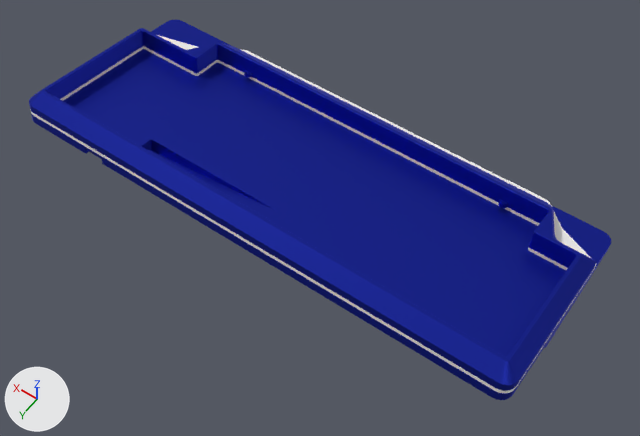
Before and after pictures for a commit that changed the Blender file Case/proto3/Cr0wn60_2.blend.
Before and after are seen from a 50 mm camera at (-1.88, 3.15, 3.74) aimed at (-0.15, 0.73, -0.06). Arrows for +X, +Y and +Z are at lower left; the lights stay in place.

In view in the first picture: 'Body', 'Body001', 'Body002'.
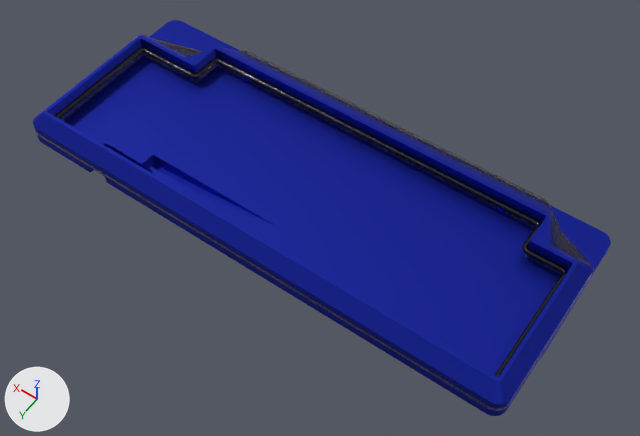
The change, as a list of edits to the scene's bpy script:
```text
Change mat_color_d9d9d9:
    remove # nodes: BsdfPrincipled, OutputMaterial
    remove # colours: white #eeeeee
    nodes: BsdfAnisotropic, BsdfDiffuse, BsdfGlass, Fresnel, MixShader x2, NewGeometry, OutputMaterial
    colours: dark grey #5e5e5e
Add mat_material:
    mat_material = principled_material('Material')
    mat_material.base_color = (0.0, 0.0, 0.0)  # black #000000
    mat_material.roughness = 0.224
    mat_material.coat_weight = 0.00164
Add cu_beziercurve:
    cu_beziercurve = bpy.data.curves.new('BezierCurve', 'CURVE')
    cu_beziercurve.dimensions = '3D'
    _sp = cu_beziercurve.splines.new('BEZIER'); _sp.bezier_points.add(15)
    _sp.bezier_points.foreach_set('co', [0.99, 0.155, 0.0, 1.015, 0.18, 0.0, 1.394, 0.18, 0.0, 1.419, 0.205, 0.0, 1.419, 0.893, 0.0, 1.394, 0.917, 0.0, -1.394, 0.917, 0.0, -1.419, 0.893, 0.0, -1.419, 0.205, 0.0, -1.394, 0.18, 0.0, -1.206, 0.18, 0.0, -1.181, 0.155, 0.0, -1.181, 0.015, 0.0, -1.156, -0.01, 0.0, 0.965, -0.01, 0.0, 0.99, 0.015, 0.0])
    _sp.bezier_points.foreach_set('handle_left', [0.99, 0.106, 0.0, 1.0, 0.181, 0.0, 1.344, 0.18, 0.0, 1.419, 0.191, 0.0, 1.419, 0.843, 0.0, 1.409, 0.918, 0.0, -1.344, 0.918, 0.0, -1.419, 0.907, 0.0, -1.419, 0.255, 0.0, -1.409, 0.18, 0.0, -1.256, 0.18, 0.0, -1.181, 0.17, 0.0, -1.181, 0.0501, 0.0, -1.171, -0.01, 0.0, 0.915, -0.01, 0.0, 0.99, 0.0, 0.0])
    _sp.bezier_points.foreach_set('handle_right', [0.99, 0.171, 0.0, 1.065, 0.18, 0.0, 1.409, 0.181, 0.0, 1.419, 0.256, 0.0, 1.419, 0.907, 0.0, 1.344, 0.917, 0.0, -1.409, 0.918, 0.0, -1.419, 0.843, 0.0, -1.419, 0.19, 0.0, -1.344, 0.18, 0.0, -1.191, 0.18, 0.0, -1.181, 0.105, 0.0, -1.181, 0.0, 0.0, -1.106, -0.01, 0.0, 0.98, -0.01, 0.0, 0.99, 0.065, 0.0])
    _sp.order_u = 0
    _sp.order_v = 0
    _sp.use_cyclic_u = True
    cu_beziercurve.materials.append(mat_material)  # black #000000
    cu_beziercurve.use_path = True
    cu_beziercurve.bevel_depth = 0.015
    cu_beziercurve.fill_mode = 'FULL'
Change ob_body:
    ob_body.rotation_euler: (0.122, 0.0, 0.0) -> (0.0, 0.0, 0.0)  # degrees (7, 0, 0) -> degrees (0, 0, 0)
    ob_body.location: (0.0, 0.656, 0.137) -> (0.0, 0.668, 0.056)
Change ob_body001:
    ob_body001.rotation_euler: (0.122, 0.0, 0.0) -> (0.0, 0.0, 0.0)  # degrees (7, 0, 0) -> degrees (0, 0, 0)
    ob_body001.location: (0.0, 0.656, 0.137) -> (0.0, 0.668, 0.056)
Change ob_body002:
    ob_body002.rotation_euler: (0.122, 0.0, 0.0) -> (0.0, 0.0, 0.0)  # degrees (7, 0, 0) -> degrees (0, 0, 0)
    ob_body002.location: (0.0, 0.656, 0.137) -> (0.0, 0.668, 0.056)
Add ob_beziercurve:
    ob_beziercurve = bpy.data.objects.new('BezierCurve', cu_beziercurve)
    ob_beziercurve.location = (0.0, 0.215, 0.101)
```

What differs and where, as boxes (x1, y1, x2, y2) in the pictures (640 x 436 px):
'Body002', moved, turned
    before: (31, 20, 611, 400)
    after: (36, 20, 611, 416)
'Body', moved, turned
    before: (29, 28, 596, 391)
    after: (33, 34, 593, 409)
'Body001', recoloured, moved, turned (white to grey)
    before: (30, 35, 596, 393)
    after: (35, 37, 594, 411)
'BezierCurve', added (black)
    after: (55, 48, 568, 377)
